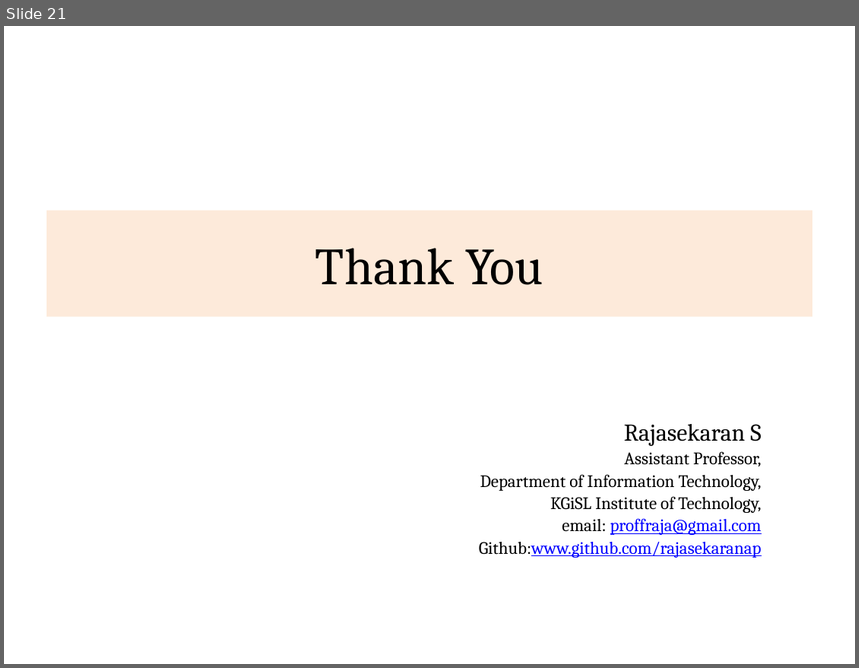
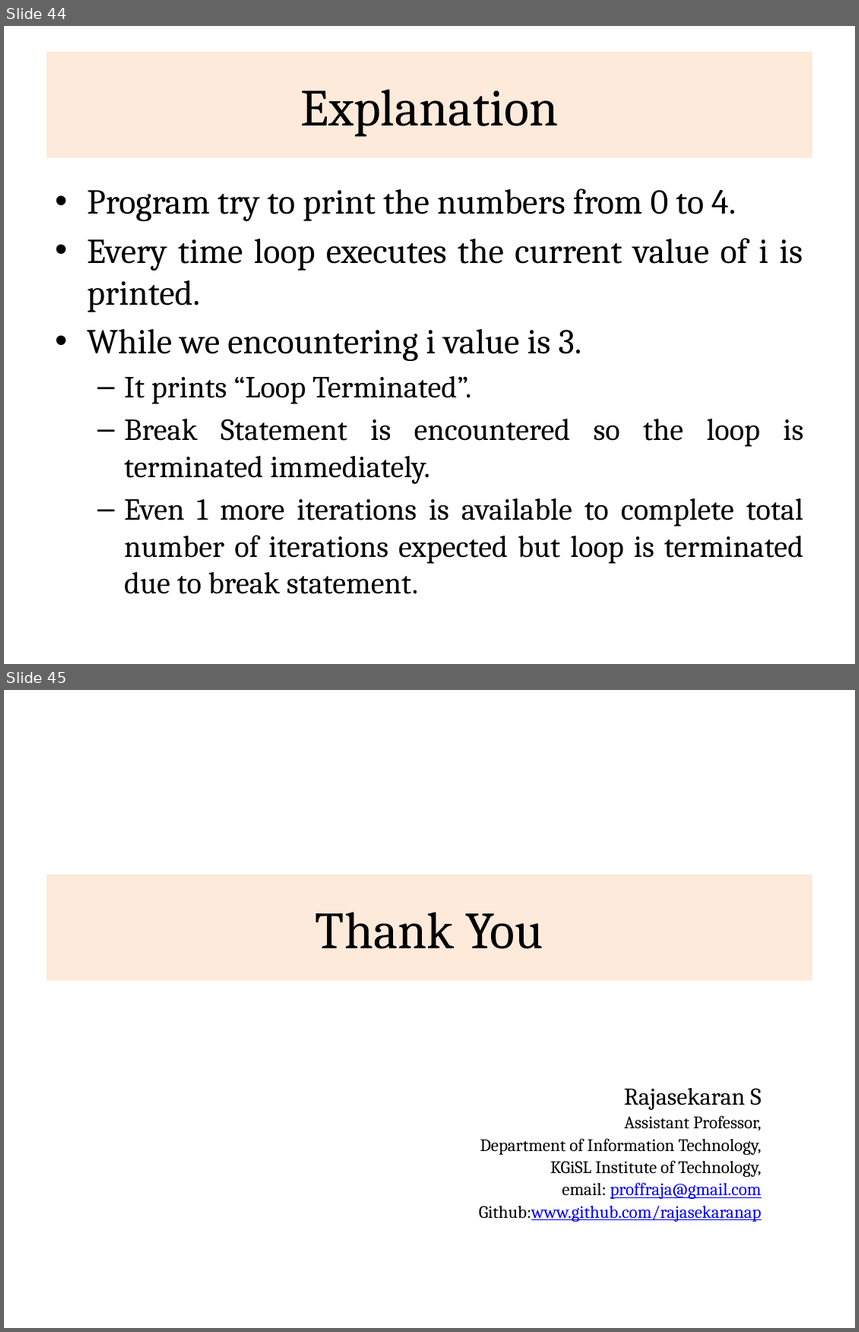
Before and after one commit to rajasekaran36/CS8392-OOPS, a slide deck: Presentations/Unit 1/CS8392-U1-10-ControlFlow_Decision.pptx. Shown one above the other, each under a label of ours: slide 21 before the commit, slides 44 and 45 after it. The pictures are 859x668 and 859x1332 pixels, drawn with LibreOffice and Linux fonts; fonts in the diff are those of the drawing. Boxes give left, top, right and bottom in pixels: in the first picture for what was removed or moved away, otherwise in the second. Text is boxed around its words. In the diff, an @@ line names an element or a change of style, - is before the commit and + after.

```diff
--- a/Presentations/Unit 1/CS8392-U1-10-ControlFlow_Decision.pptx
+++ b/Presentations/Unit 1/CS8392-U1-10-ControlFlow_Decision.pptx
@@ slide 44 added at (x1=4, y1=26, x2=855, y2=664), background #FFFFFF @@
@@ title added at (x1=47, y1=52, x2=813, y2=158), fill #FDEADA, 44 pt, text #000000 @@
+Explanation
@@ text added at (x1=87, y1=189, x2=804, y2=594), 25.9 pt, text #000000 @@
+• Program try to print the numbers from 0 to 4.
+• Every time loop executes the current value of i is printed.
+• While we encountering i value is 3.
+  – It prints “Loop Terminated”.
+  – Break Statement is encountered so the loop is terminated immediately.
+  – Even 1 more iterations is available to complete total number of iterations expected but loop is terminated due to break statement.
@@ what was slide 21 is now slide 45 @@
```
Also in this commit, not shown: 3 slides changed, 23 other slides added, 2 other files.
